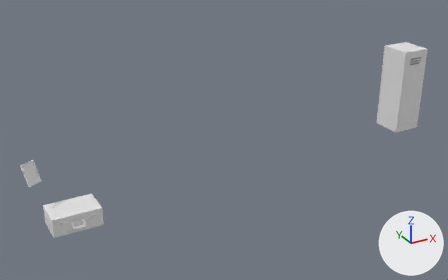
The Blender file ponorka/Stuff/RandomStuff.blend as it was, and as the next commit left it.
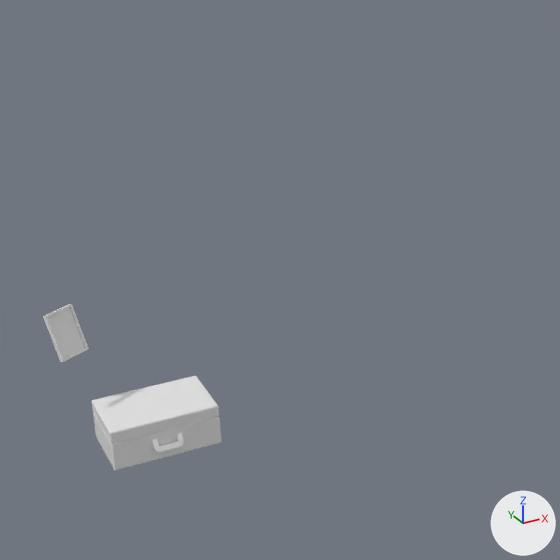
Each version appears first whole from a 50 mm lens placed at (-20.45, -31.69, 17.72), pointed at (-2.73, 0.52, 1.62), and next in a close-up on the part from 0% to 59% of the width and 6% to 100% of the height. Arrows for +X, +Y and +Z are at lower right; the lights stay in place.

Names of what the first close-up shows: 'Kufr', 'Picture'.
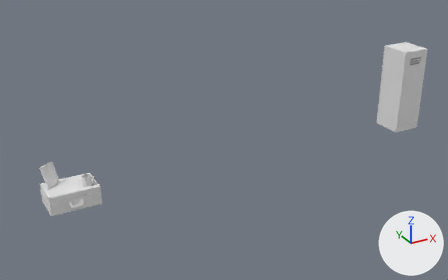
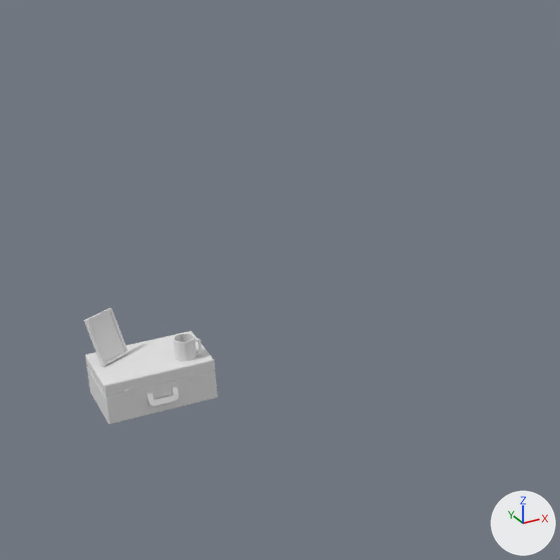
Commit message: Random stuff

Where the newer file only moved an object's origin or applied its transform, the numbers keep the older frame.

Where the change shows, as pixel boxes [x1, y1, x2, y2] in the close-ups (560 x 560 px):
'Kufr', mesh moved: before [91, 376, 222, 470]; after [85, 331, 218, 424]
'Picture', mesh moved: before [43, 304, 89, 362]; after [84, 308, 129, 366]
'Cylinder', added: after [173, 333, 202, 361]

The change, as a diff of the scene's bpy script:
```diff
--- a/ponorka/Stuff/RandomStuff.blend.py
+++ b/ponorka/Stuff/RandomStuff.blend.py
@@ me_cube_001 @@
 me_cube_001.from_pydata(...)  # 24 vertices, 22 faces; spans x -1.0..1.0, y -0.81..0.62, z 0.0..2.92
 # used by ob_picture; location = (-14.92, 0.94, 1.36); rotation_euler = (0.0, 0.0, 0.505), in degrees (0, 0, 29); scale = (0.432, 0.432, 0.432)
+# me_cube_001 part 1: the whole mesh is moved by (1.39, -1.94, -0.35)
@@ me_cube_011 @@
 me_cube_011.from_pydata(...)  # 188 vertices, 216 faces; spans x -1.5..1.5, y -1.17..1.03, z 0.0..1.2
 # used by ob_kufr; location = (-13.0, 0.0, -1.36); scale = (0.979, 0.979, 0.979)
+# me_cube_011 part 2: the whole mesh is moved by (0.0, 0.0, 1.43)
@@ me_cylinder @@
+me_cylinder.from_pydata(...)  # 100 vertices, 119 faces; spans x -0.277..0.412, y -0.277..0.277, z 0.0..0.558
@@ ob_cylinder @@
+ob_cylinder = bpy.data.objects.new('Cylinder', me_cylinder)
+ob_cylinder.location = (-12.15, -0.46, 1.21)
```
